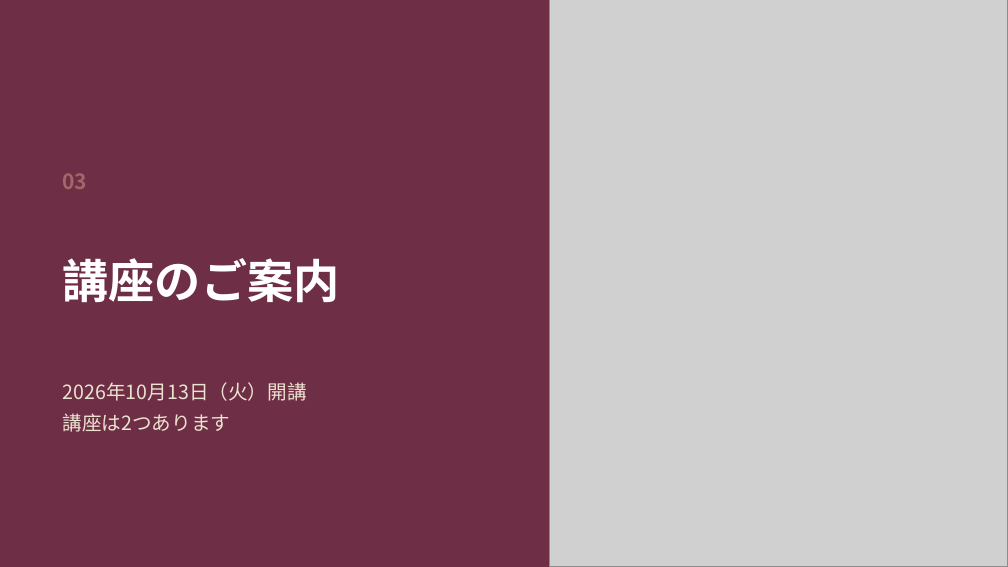
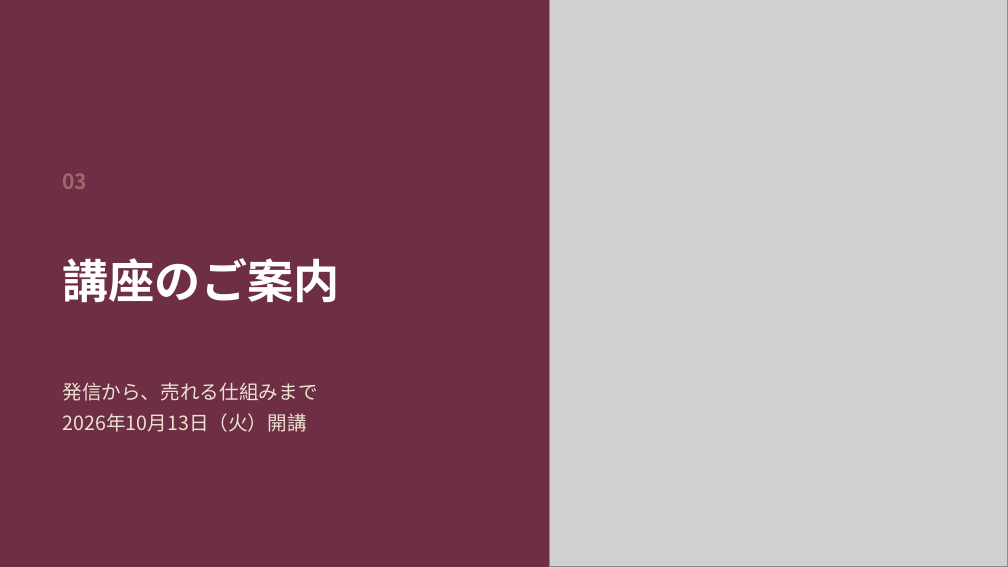
Before and after one commit to fashio17/potential-lamp, a slide deck: slide 16 of 運用/スライド/説明会_20260916.pptx. Drawn at 1008x567 pixels with LibreOffice and Linux fonts; fonts in the diff are those of the drawing; grey boxes stand for pictures. Boxes give left, top, right and bottom in pixels: in the first picture for what was removed or moved away, otherwise in the second. Text is boxed around its words. In the diff, an @@ line names an element or a change of style, - is before the commit and + after.

```diff
--- a/運用/スライド/説明会_20260916.pptx
+++ b/運用/スライド/説明会_20260916.pptx
@@ text at (62, 382, 317, 401): paragraph added @@
+発信から、売れる仕組みまで
@@ text at (62, 413, 230, 432): paragraph removed @@
-講座は2つあります
```
Also in this commit, not shown: 4 other slides changed, 3 other files.
